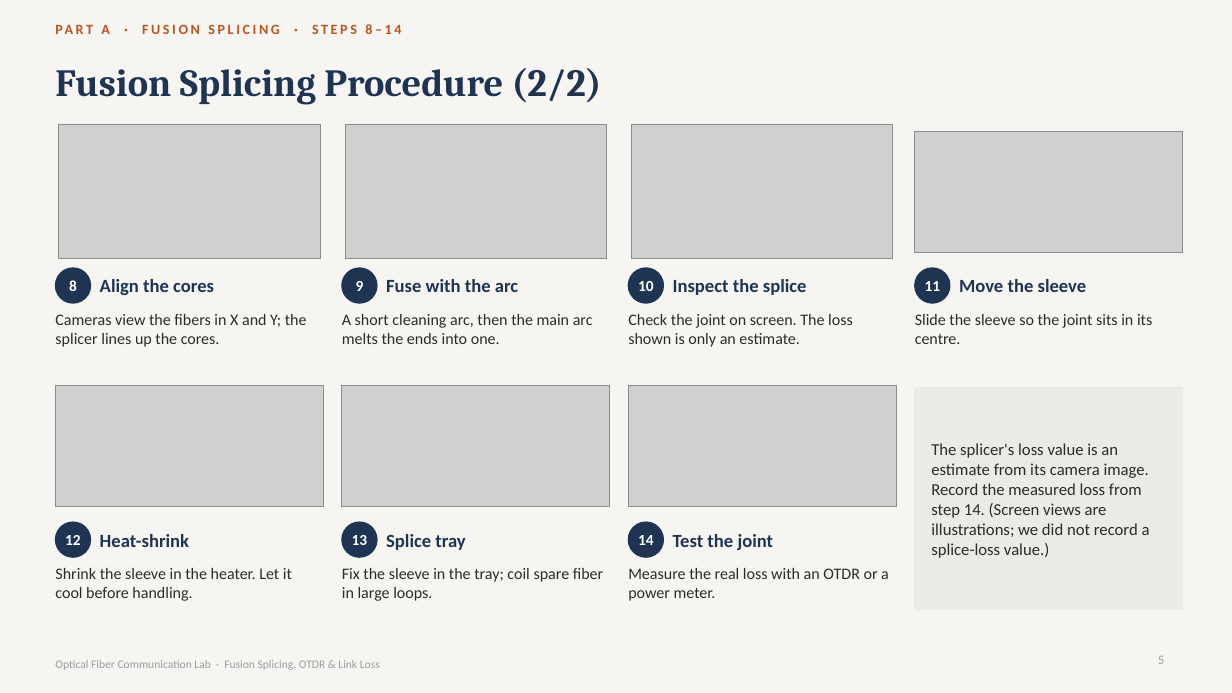
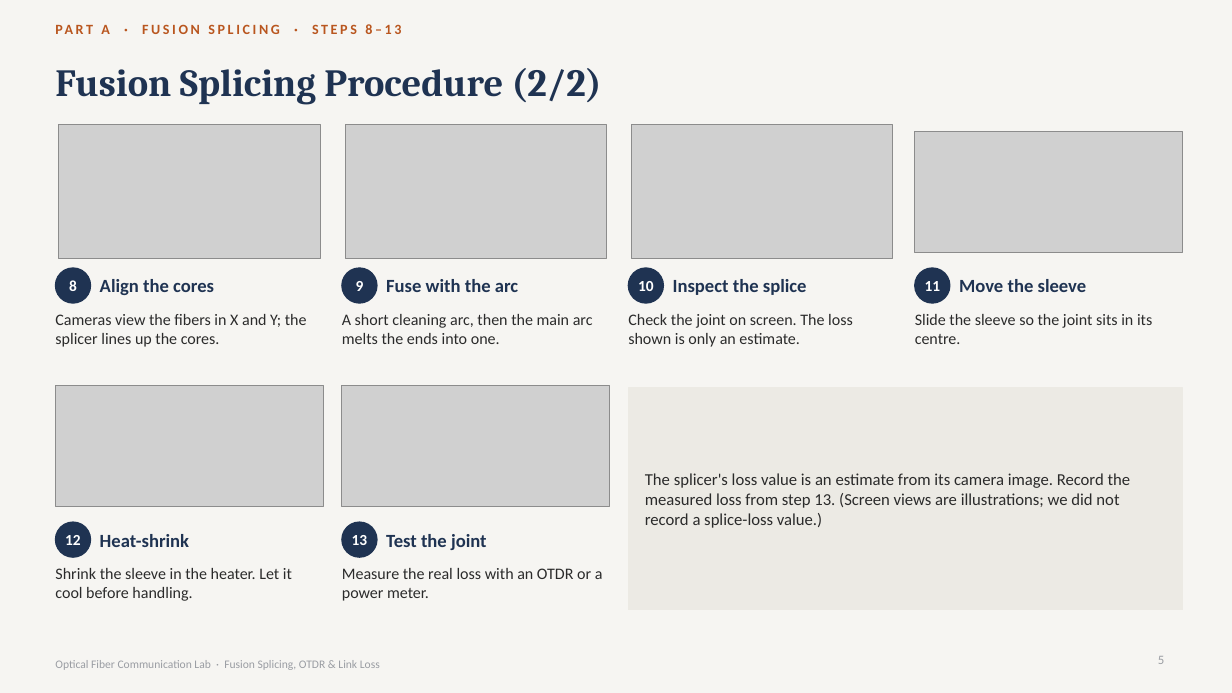
Before and after one commit to sriyansv/gemsontop, a slide deck: slide 5 of Fiber_Optic_Lab_Output/Fiber_Optic_Splicing_OTDR_Link_Loss.pptx. Drawn at 1232x693 pixels with LibreOffice and Linux fonts; fonts in the diff are those of the drawing; grey boxes stand for pictures. Boxes give left, top, right and bottom in pixels: in the first picture for what was removed or moved away, otherwise in the second. Text is boxed around its words. In the diff, an @@ line names an element or a change of style, - is before the commit and + after.

```diff
--- a/Fiber_Optic_Lab_Output/Fiber_Optic_Splicing_OTDR_Link_Loss.pptx
+++ b/Fiber_Optic_Lab_Output/Fiber_Optic_Splicing_OTDR_Link_Loss.pptx
@@ text at bbox=[101, 24, 401, 34]: text changed @@
-PART A · FUSION SPLICING · STEPS 8–14
+PART A · FUSION SPLICING · STEPS 8–13
@@ rectangle: place and size @@
-rectangle at bbox=[915, 388, 1183, 610]
+rectangle at bbox=[628, 388, 1183, 610]
@@ picture removed at bbox=[628, 385, 897, 506] @@
@@ text at bbox=[645, 473, 1131, 528]: text changed @@
-The splicer's loss value is an estimate from its camera image. Record the measured loss from step 14. (Screen views are illustrations; we did not record a splice-loss value.)
+The splicer's loss value is an estimate from its camera image. Record the measured loss from step 13. (Screen views are illustrations; we did not record a splice-loss value.)
@@ text at bbox=[386, 534, 487, 550]: text changed @@
-Splice tray
+Test the joint
@@ ellipse removed at bbox=[628, 522, 664, 557] @@
@@ text removed at bbox=[638, 535, 654, 545] @@
-14
@@ text removed at bbox=[673, 534, 774, 550] @@
-Test the joint
@@ text at bbox=[342, 568, 603, 601]: text changed @@
-Fix the sleeve in the tray; coil spare fiber in large loops.
+Measure the real loss with an OTDR or a power meter.
@@ text removed at bbox=[628, 568, 889, 601] @@
-Measure the real loss with an OTDR or a power meter.
```
Also in this commit, not shown: 1 slide removed, 3 other files.
